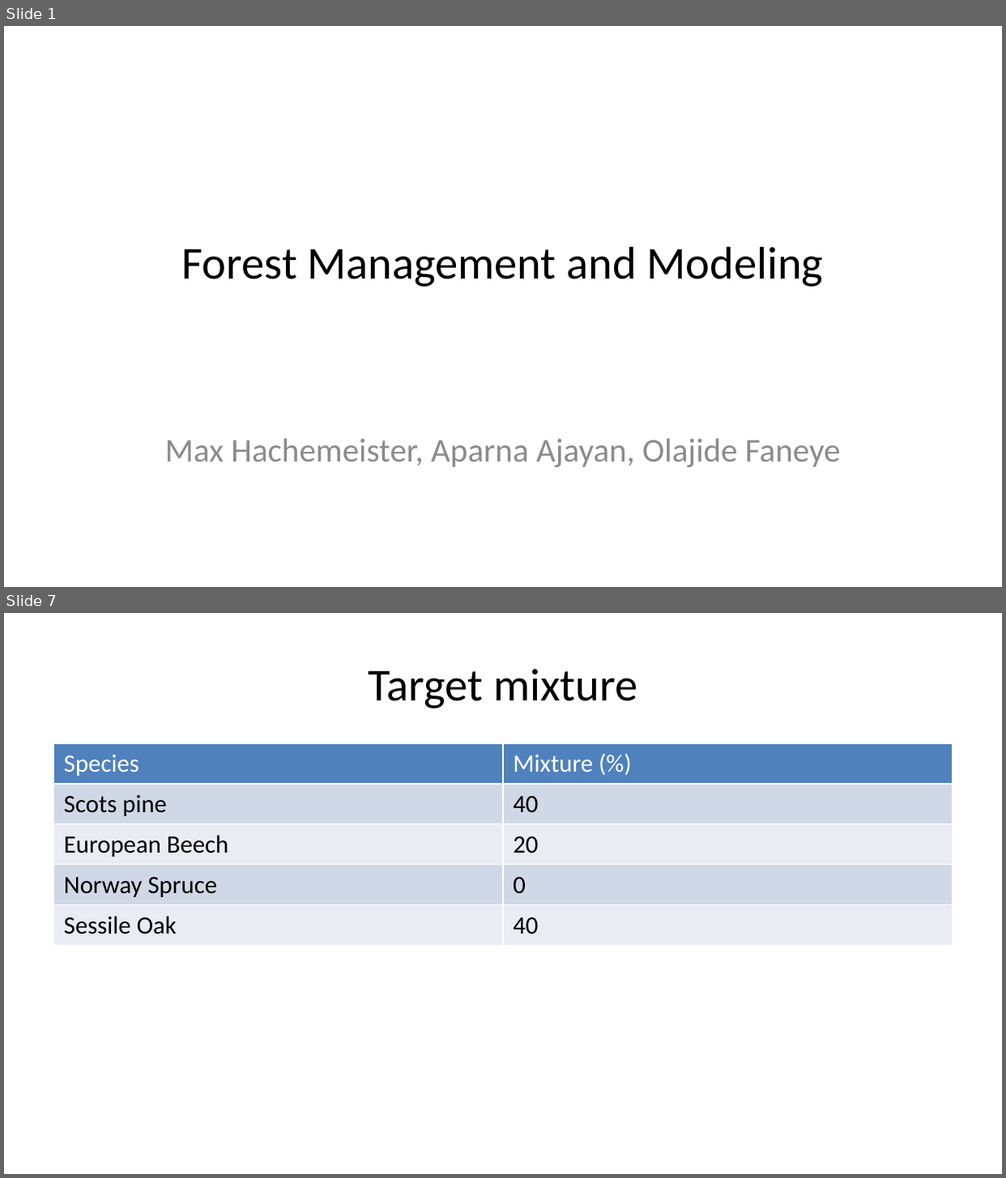
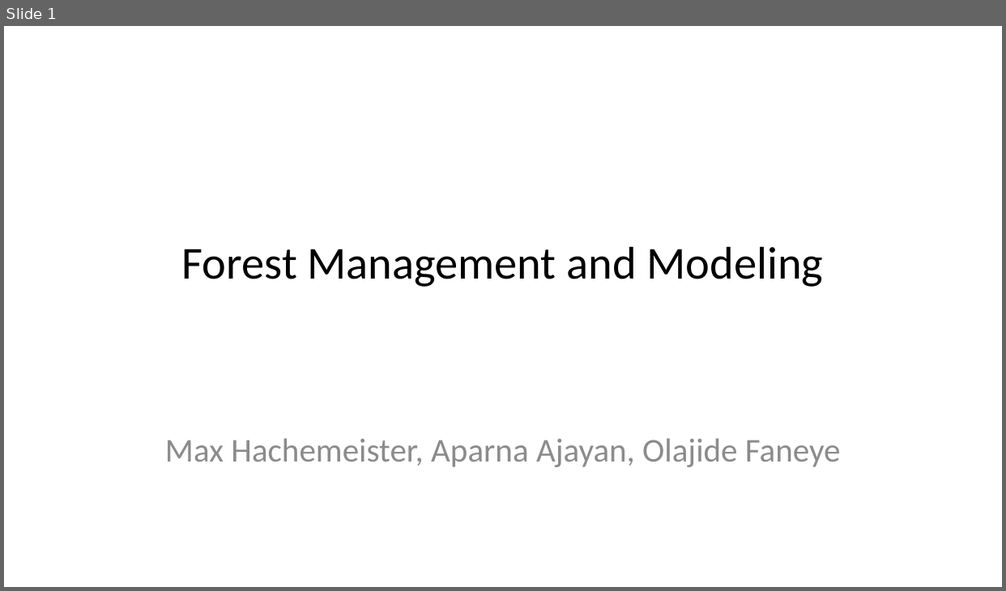
Before and after one commit to TyrannosauruSnacks/forest_management_2025, a slide deck: presentation.pptx. Shown one above the other, each under a label of ours: slides 1 and 7 before the commit, slide 1 after it; the slides between them are not shown. The pictures are 1006x1178 and 1006x591 pixels, drawn with LibreOffice and Linux fonts; fonts in the diff are those of the drawing. Boxes give left, top, right and bottom in pixels: in the first picture for what was removed or moved away, otherwise in the second. Text is boxed around its words. In the diff, an @@ line names an element or a change of style, - is before the commit and + after.

```diff
--- a/presentation.pptx
+++ b/presentation.pptx
@@ slide 7 removed at [4,613,1002,1174], background #FFFFFF @@
@@ title removed at [368,669,637,709] @@
-Target mixture
@@ table removed at [54,743,952,1114], 5 rows, 2 columns @@
-Species | Mixture (%)
-Scots pine | 40
-European Beech | 20
-Norway Spruce | 0
-Sessile Oak | 40
```
Also in this commit, not shown: 10 slides changed, 10 slides added, 3 other slides removed, 6 other files.
